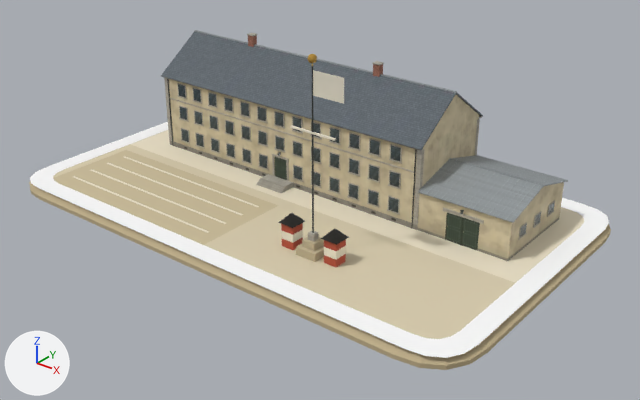
Renders of the glTF model src/emblems/fixtures/barracks-socle.glb from each side of a commit.
Rendered twice from a 50 mm lens placed at (82.8, -101.5, 59.8), pointed at (10.9, -11.7, 4.1). Arrows for +X, +Y and +Z are at lower left; the lights stay in place. The first picture is the older version. Where no turn or scale is listed for an object, it has been applied to the vertices.

In view in the first picture: 'cour', 'drapeau', 'lisere', 'murs', 'remise_murs', 'remise_toit', 'signe', 'socle', 'toit' and 6 more.
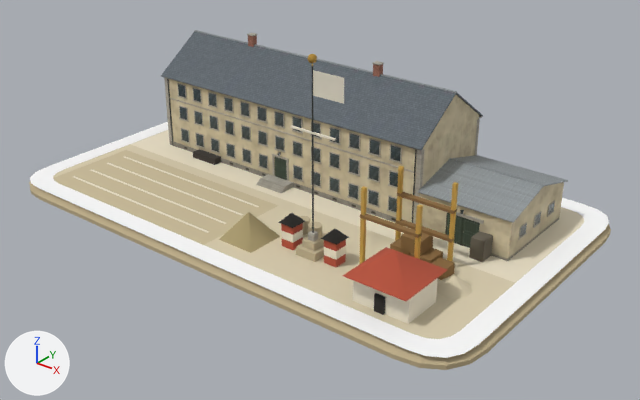
Where the change shows, as pixel boxes [x1, y1, x2, y2] in the pictures (640 x 400 px):
'niveau_3', now drawn: after [343, 247, 447, 324]
'chantier', now drawn (brown): after [359, 166, 472, 299]
'niveau_2', now drawn (beige): after [219, 212, 322, 253]
'niveau_1', now drawn (brown): after [390, 229, 455, 280]
'ruines', now drawn (mostly hidden): after [193, 149, 493, 262]

Patch to the scene script:
```diff
--- a/src/emblems/fixtures/barracks-socle.glb.py
+++ b/src/emblems/fixtures/barracks-socle.glb.py
@@ me_mesh_21 @@
+me_mesh_21.from_pydata(...)  # 88 vertices, 132 faces; spans x -23.0..36.6, y -10.0..7.0, z 0.0..3.0
+me_mesh_21.materials.append(mat_socle)
@@ me_mesh_20 @@
+me_mesh_20.from_pydata(...)  # a box spanning x 25.75..26.25, y -14.25..-13.75, z 0.0..12.0; a box spanning x 33.75..34.25, y -14.25..-13.75, z 0.0..12.0; a box spanning x 25.75..26.25, y -22.25..-21.75, z 0.0..12.0; a box spanning x 33.75..34.25, y -22.25..-21.75, z 0.0..12.0; a box spanning x 25.75..34.25, y -14.4..-13.6, z 4.0..4.4; a box spanning x 25.75..34.25, y -14.4..-13.6, z 8.0..8.4; a box spanning x 25.75..34.25, y -22.4..-21.6, z 8.0..8.4; a 10-sided cone pointing to +z spanning x 34.72..39.28, y -20.4..-15.6, z 0.0..2.0
+me_mesh_20.materials.append(mat_socle)
@@ me_mesh_19 @@
+me_mesh_19.from_pydata(...)  # 22 vertices, 32 faces; spans x 28.5..37.5, y -29.5..-20.5, z 0.0..7.0
+me_mesh_19.materials.append(mat_socle)
@@ me_mesh_18 @@
+me_mesh_18.from_pydata(...)  # 60 vertices, 104 faces; spans x 5.5..16.4, y -27.0..-17.0, z 0.0..4.0
+me_mesh_18.materials.append(mat_socle)
@@ me_mesh_17 @@
+me_mesh_17.from_pydata(...)  # a box spanning x 26.5..29.5, y -16.5..-13.5, z 0.0..2.0; a box spanning x 29.9..32.9, y -16.9..-13.9, z 0.0..2.0; a box spanning x 28.2..31.2, y -16.7..-13.7, z 2.0..4.0; a box spanning x 32.8..35.2, y -17.2..-14.8, z 0.0..1.6
+me_mesh_17.materials.append(mat_socle)
@@ ob_niveau_1 @@
-ob_niveau_1 = bpy.data.objects.new('niveau_1', None)
+ob_niveau_1 = bpy.data.objects.new('niveau_1', me_mesh_17)
 ob_niveau_1.parent = ob_barracks
-ob_niveau_1.location = (0.0, 0.0, 0.0)
+ob_niveau_1.location = (0.0, 0.0, 2.2)
@@ ob_niveau_2 @@
-ob_niveau_2 = bpy.data.objects.new('niveau_2', None)
+ob_niveau_2 = bpy.data.objects.new('niveau_2', me_mesh_18)
 ob_niveau_2.parent = ob_barracks
-ob_niveau_2.location = (0.0, 0.0, 0.0)
+ob_niveau_2.location = (0.0, 0.0, 2.2)
@@ ob_niveau_3 @@
-ob_niveau_3 = bpy.data.objects.new('niveau_3', None)
+ob_niveau_3 = bpy.data.objects.new('niveau_3', me_mesh_19)
 ob_niveau_3.parent = ob_barracks
-ob_niveau_3.location = (0.0, 0.0, 0.0)
+ob_niveau_3.location = (0.0, 0.0, 2.2)
@@ ob_chantier @@
-ob_chantier = bpy.data.objects.new('chantier', None)
+ob_chantier = bpy.data.objects.new('chantier', me_mesh_20)
 ob_chantier.parent = ob_barracks
-ob_chantier.location = (0.0, 0.0, 0.0)
+ob_chantier.location = (0.0, 0.0, 2.2)
@@ ob_ruines @@
-ob_ruines = bpy.data.objects.new('ruines', None)
+ob_ruines = bpy.data.objects.new('ruines', me_mesh_21)
 ob_ruines.parent = ob_barracks
-ob_ruines.location = (0.0, 0.0, 0.0)
+ob_ruines.location = (0.0, 0.0, 2.2)
```
